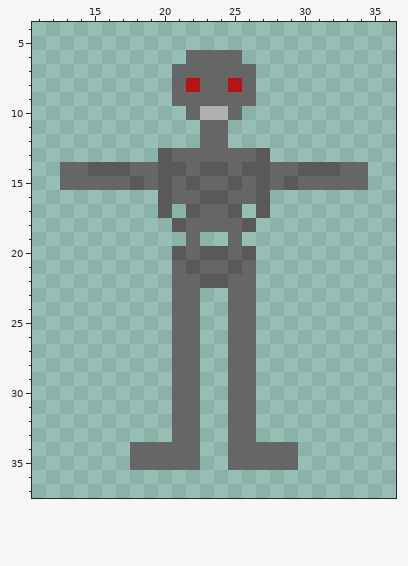
A pixel-art sprite gets an edit: resources/images/unit/machine.png. This is how it looked before the edit.
The file is 48x48 pixels. Shown: x 11..36, y 4..37.
The result:
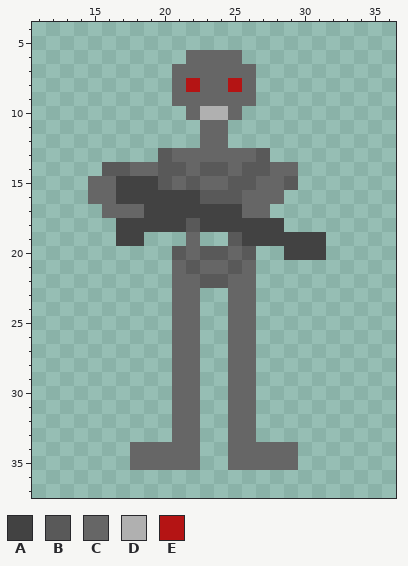
Palette (. is transparent): A #424242  B #595959  C #666666  D #b0b0b0  E #b41414
The exact change:
Changed rows in their new state; - is an unchanged pixel.
first column x 13:
14 ...--------------.....
15 ..--AAA------BC--.....
16 --CCAAAAAA--B-CC------
17 ---CCCAAAAAAACC-------
18 ----AAAAABAAAAAA------
19 ----AA------BAAAAAA---
20 ----------------AAA---
Where, in picture pixels (left, top, right, bottom), the same in both pictures:
changed: (60, 162, 368, 260)
